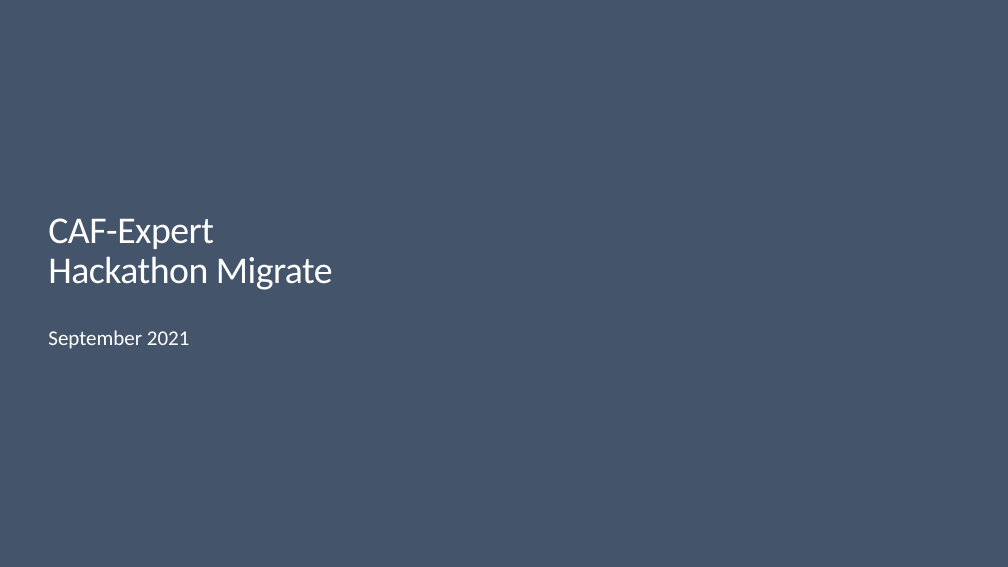
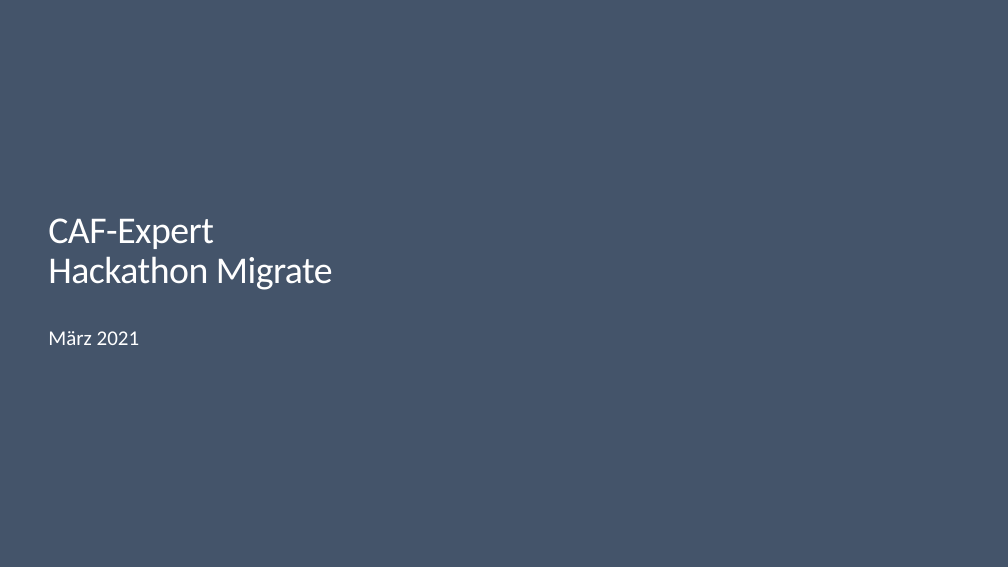
Before and after one commit to caf-expert/CAF-Hackathon-Migration, a slide deck: slide 1 of sources/WalkingDeck-CAF-Migrate.pptx. Drawn at 1008x567 pixels with LibreOffice and Linux fonts; fonts in the diff are those of the drawing; background and template pictures are left out. Boxes give left, top, right and bottom in pixels: in the first picture for what was removed or moved away, otherwise in the second. Text is boxed around its words. In the diff, an @@ line names an element or a change of style, - is before the commit and + after.

```diff
--- a/sources/WalkingDeck-CAF-Migrate.pptx
+++ b/sources/WalkingDeck-CAF-Migrate.pptx
@@ text at [48, 331, 140, 345]: text changed @@
-September 2021
+März 2021
```
Also in this commit, not shown: 1 other slide changed, 2 slides added, 2 slides removed, 2 other files.
